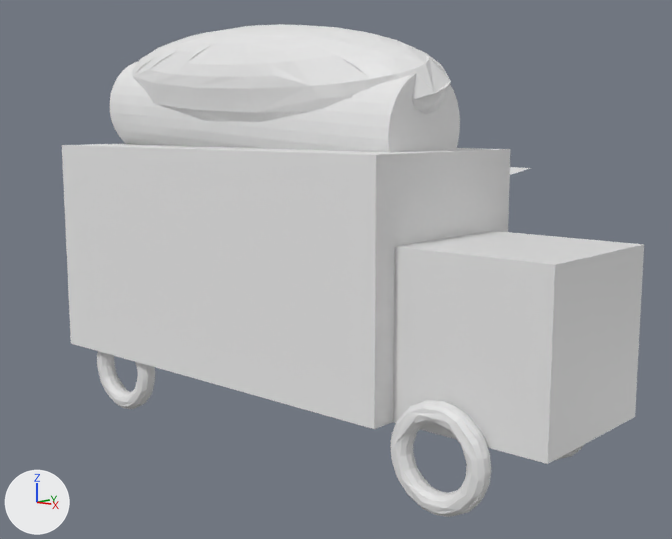
What one commit did to the Blender file Projects/685/FoodTrux/Assets/Trucks/weiner2.blend.
The view is the same before and after, from a camera (50 mm lens) standing at (11.89, -11.81, 5.57) and looking at (0.19, 1.19, 2.79). The axes (+X, +Y, +Z) are drawn at lower left. The lights are the same throughout.

The scene before the commit, as lines of its bpy script (objects in view):
```python
ob_cube = bpy.data.objects.new('Cube', me_cube_002)
ob_cube.location = (4.8, 0.09, 2.45)
ob_cube.scale = (1.33, 1.33, 1.33)
ob_cube_001 = bpy.data.objects.new('Cube.001', me_cube_001)
ob_cube_001.location = (-0.48, 0.09, 3.11)
ob_cube_001.scale = (4.0, -1.77, -2.0)
ob_cylinder = bpy.data.objects.new('Cylinder', me_cylinder_001)
ob_cylinder.location = (-0.49, 0.1, 5.65)
ob_cylinder.rotation_euler = (1.476, 3.976, 1.641)  # degrees (85, 228, 94)
ob_cylinder.scale = (0.929, 0.929, 3.56)
ob_grid = bpy.data.objects.new('Grid', me_grid_001)
ob_grid.location = (-0.22, 3.24, 4.46)
ob_grid.rotation_euler = (-6.281, 0.128, 4.718)  # degrees (-360, 7.3, 270)
ob_grid.scale = (1.46, 2.51, 1.59)
ob_sphere = bpy.data.objects.new('Sphere', me_sphere)
ob_sphere.location = (-0.48, 0.09, 6.24)
ob_sphere.rotation_euler = (0.439, 0.0381, 0.00693)  # degrees (25, 2.2, 0.4)
ob_sphere.scale = (3.92, 1.18, 1.01)
ob_torus = bpy.data.objects.new('Torus', me_torus)
ob_torus.location = (4.5, -1.4, 0.84)
ob_torus.rotation_euler = (1.571, 0.0, 0.0)  # degrees (90, 0, 0)
ob_torus.scale = (0.673, 0.673, 0.672)
ob_torus_001 = bpy.data.objects.new('Torus.001', me_torus_004)
ob_torus_001.location = (-3.0, -1.4, 0.84)
ob_torus_001.rotation_euler = (1.571, 0.0, 0.0)  # degrees (90, 0, 0)
ob_torus_001.scale = (0.673, 0.673, 0.672)
ob_torus_002 = bpy.data.objects.new('Torus.002', me_torus_005)
ob_torus_002.location = (4.5, 1.58, 0.84)
ob_torus_002.rotation_euler = (1.571, 0.0, 0.0)  # degrees (90, 0, 0)
ob_torus_002.scale = (0.673, 0.673, 0.672)
```
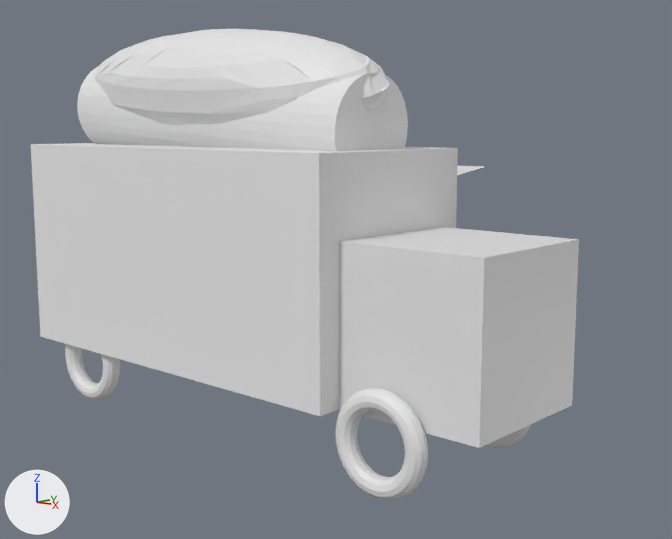
Location of each change, (x1, y1, x2, y2) in pixels of the pictures (672 x 539 px):
'Cube.001', moved: before (62, 144, 511, 429); after (31, 143, 458, 416)
'Cube', moved: before (393, 231, 644, 464); after (339, 227, 579, 448)
'Sphere', moved: before (132, 24, 451, 122); after (94, 29, 390, 126)
'Cylinder', moved: before (110, 61, 460, 152); after (77, 66, 408, 151)
'Torus', deleted: before (390, 400, 492, 517)
'Torus.002', moved: before (556, 444, 585, 460); after (335, 388, 428, 500)
'Torus.001', moved (not visible afterwards): before (97, 351, 155, 409)
'Torus.000', added: after (65, 344, 120, 400)
'Torus.004', added: after (485, 424, 531, 448)
'Grid', moved: before (510, 167, 530, 175); after (457, 166, 486, 175)

The change, as a list of edits to the scene's bpy script:
```text
Change me_cube_001:
    where me_cube_001.from_pydata(...)  # 8 vertices, 6 faces; spans x -1.0..1.0, y -1.0..1.0, z -1.0..1.0
    used by ob_cube_001; location = (-0.48, 0.09, 3.11); scale = (4.0, -1.77, -2.0)
    me_cube_001 part 1: the whole mesh is moved by (-0.37, 0.0, -0.06)
Add me_torus_006:
    me_torus_006.from_pydata(...)  # a torus around z (ring radius 1.0, tube radius 0.25) spanning x -1.25..1.25, y -1.25..1.25, z -0.25..0.25
Change ob_cube:
    ob_cube.location: (4.8, 0.09, 2.45) -> (3.79, 0.0, 2.45)
Change ob_cube_001:
    ob_cube_001.location: (-0.48, 0.09, 3.11) -> (0.0, 0.0, 3.0)
Change ob_cylinder:
    ob_cylinder.location: (-0.49, 0.1, 5.65) -> (-1.5, 0.01, 5.65)
Change ob_grid:
    ob_grid.location: (-0.22, 3.24, 4.46) -> (-1.23, 3.15, 4.46)
Change ob_sphere:
    ob_sphere.location: (-0.48, 0.09, 6.24) -> (-1.59, -0.03, 6.23)
Remove ob_torus:
    ob_torus = bpy.data.objects.new('Torus', me_torus)
    ob_torus.location = (4.5, -1.4, 0.84)
    ob_torus.rotation_euler = (1.571, 0.0, 0.0)  # degrees (90, 0, 0)
    ob_torus.scale = (0.673, 0.673, 0.672)
Change ob_torus_001:
    ob_torus_001.location: (-3.0, -1.4, 0.84) -> (-4.01, 1.5, 0.84)
Change ob_torus_002:
    ob_torus_002.location: (4.5, 1.58, 0.84) -> (3.49, -1.49, 0.84)
Add ob_torus_000:
    ob_torus_000 = bpy.data.objects.new('Torus.000', me_torus_006)
    ob_torus_000.location = (-4.01, -1.49, 0.84)
    ob_torus_000.rotation_euler = (1.571, 0.0, 0.0)  # degrees (90, 0, 0)
    ob_torus_000.scale = (0.673, 0.673, 0.673)
Add ob_torus_004:
    ob_torus_004 = bpy.data.objects.new('Torus.004', me_torus_006.copy())
    ob_torus_004.location = (3.49, 1.5, 0.84)
    ob_torus_004.rotation_euler = (1.571, 0.0, 0.0)  # degrees (90, 0, 0)
    ob_torus_004.scale = (0.673, 0.673, 0.673)
```
